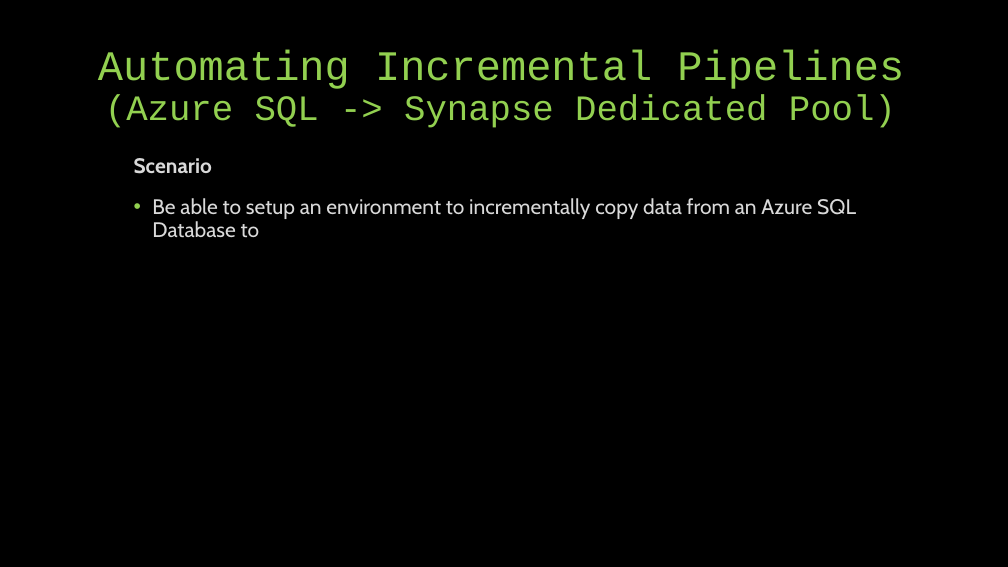
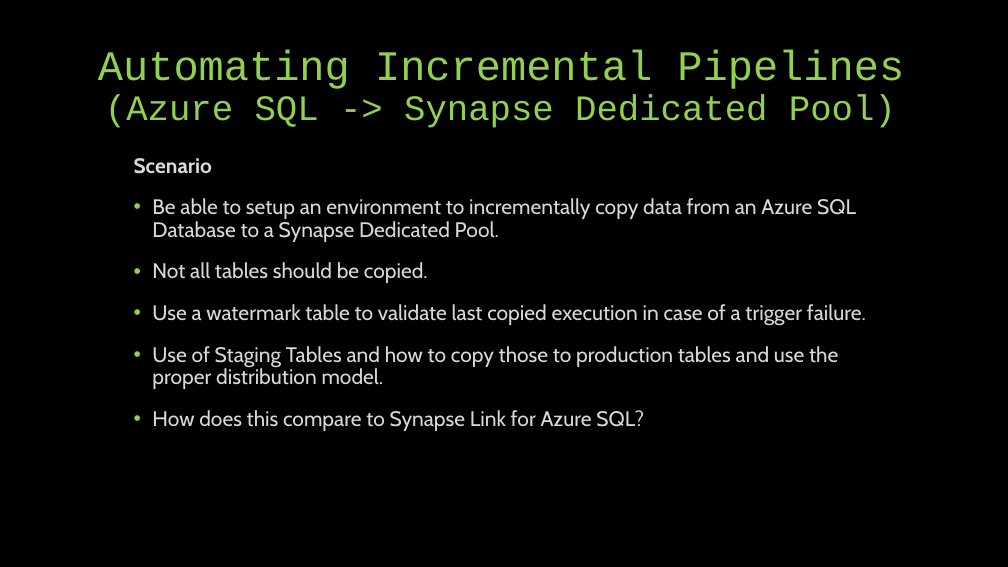
Before and after one commit to microsoft/WhatTheHack, a slide deck: slide 2 of XXX-IncrementalSynapsePipelines/Coach/Resources/Automating Incremental Pipelines.pptx. Drawn at 1008x567 pixels with LibreOffice and Linux fonts; fonts in the diff are those of the drawing. Boxes give left, top, right and bottom in pixels: in the first picture for what was removed or moved away, otherwise in the second. Text is boxed around its words. In the diff, an @@ line names an element or a change of style, - is before the commit and + after.

Commit message:
Updated Presentation

```diff
--- a/XXX-IncrementalSynapsePipelines/Coach/Resources/Automating Incremental Pipelines.pptx
+++ b/XXX-IncrementalSynapsePipelines/Coach/Resources/Automating Incremental Pipelines.pptx
@@ text at bbox=[152, 198, 866, 431]: text changed @@
-• Be able to setup an environment to incrementally copy data from an Azure SQL Database to
+• Be able to setup an environment to incrementally copy data from an Azure SQL Database to a Synapse Dedicated Pool.
+• Not all tables should be copied.
+• Use a watermark table to validate last copied execution in case of a trigger failure.
+• Use of Staging Tables and how to copy those to production tables and use the proper distribution model.
+• How does this compare to Synapse Link for Azure SQL?
```
